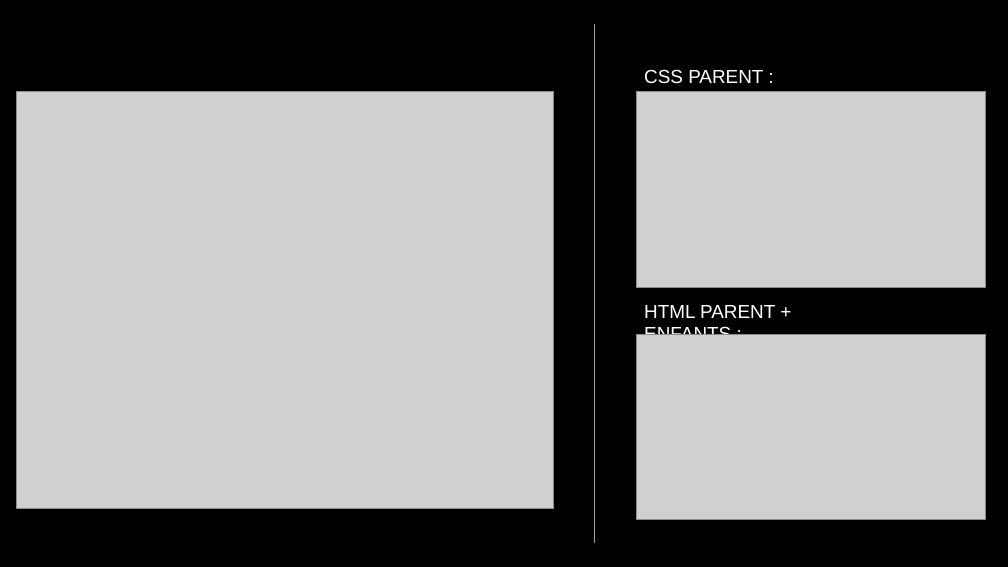
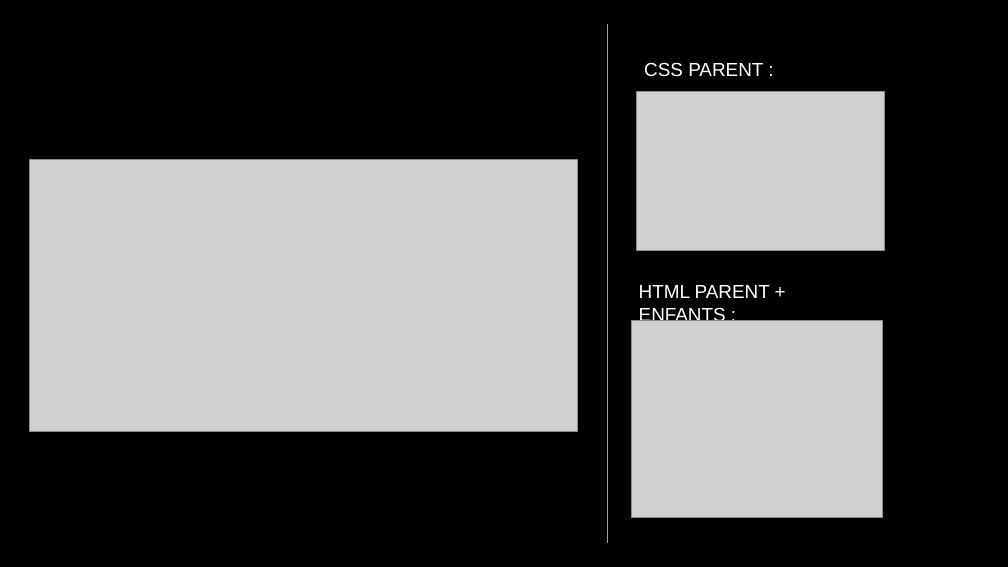
Before and after one commit to FerrandezBenjamin/DAEU, a slide deck: slide 6 of DAEU_HTML/Cours_7/Cours programmation WEB7.pptx. Drawn at 1008x567 pixels with LibreOffice and Linux fonts; fonts in the diff are those of the drawing; grey boxes stand for pictures. Boxes give left, top, right and bottom in pixels: in the first picture for what was removed or moved away, otherwise in the second. Text is boxed around its words. In the diff, an @@ line names an element or a change of style, - is before the commit and + after.

```diff
--- a/DAEU_HTML/Cours_7/Cours programmation WEB7.pptx
+++ b/DAEU_HTML/Cours_7/Cours programmation WEB7.pptx
@@ line moved from (594, 24) - (594, 543) to (607, 24) - (607, 543) @@
@@ text "CSS PARENT :": place and size @@
-text "CSS PARENT :" at [644, 69, 763, 84]
+text "CSS PARENT :" at [644, 62, 763, 77]
@@ picture: place and size @@
-picture at [637, 91, 985, 287]
+picture at [637, 91, 885, 250]
@@ picture: place and size @@
-picture at [17, 91, 554, 508]
+picture at [29, 160, 578, 431]
@@ text "HTML PARENT + ENFANTS :" rewrapped from [644, 305, 775, 335] to [639, 285, 770, 325] @@
@@ picture: place and size @@
-picture at [637, 334, 985, 520]
+picture at [631, 321, 882, 517]
```
Also in this commit, not shown: 7 other files.
